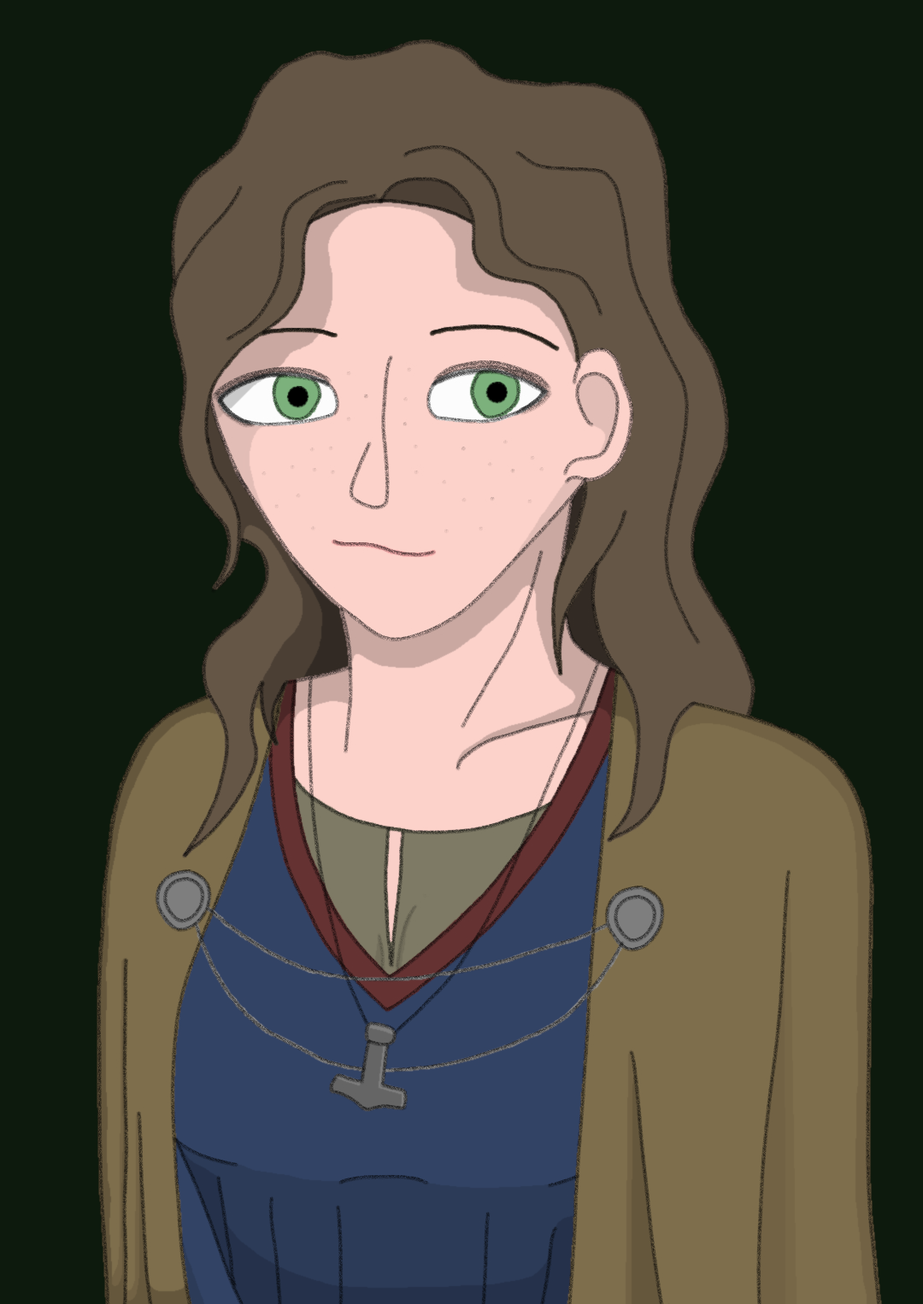
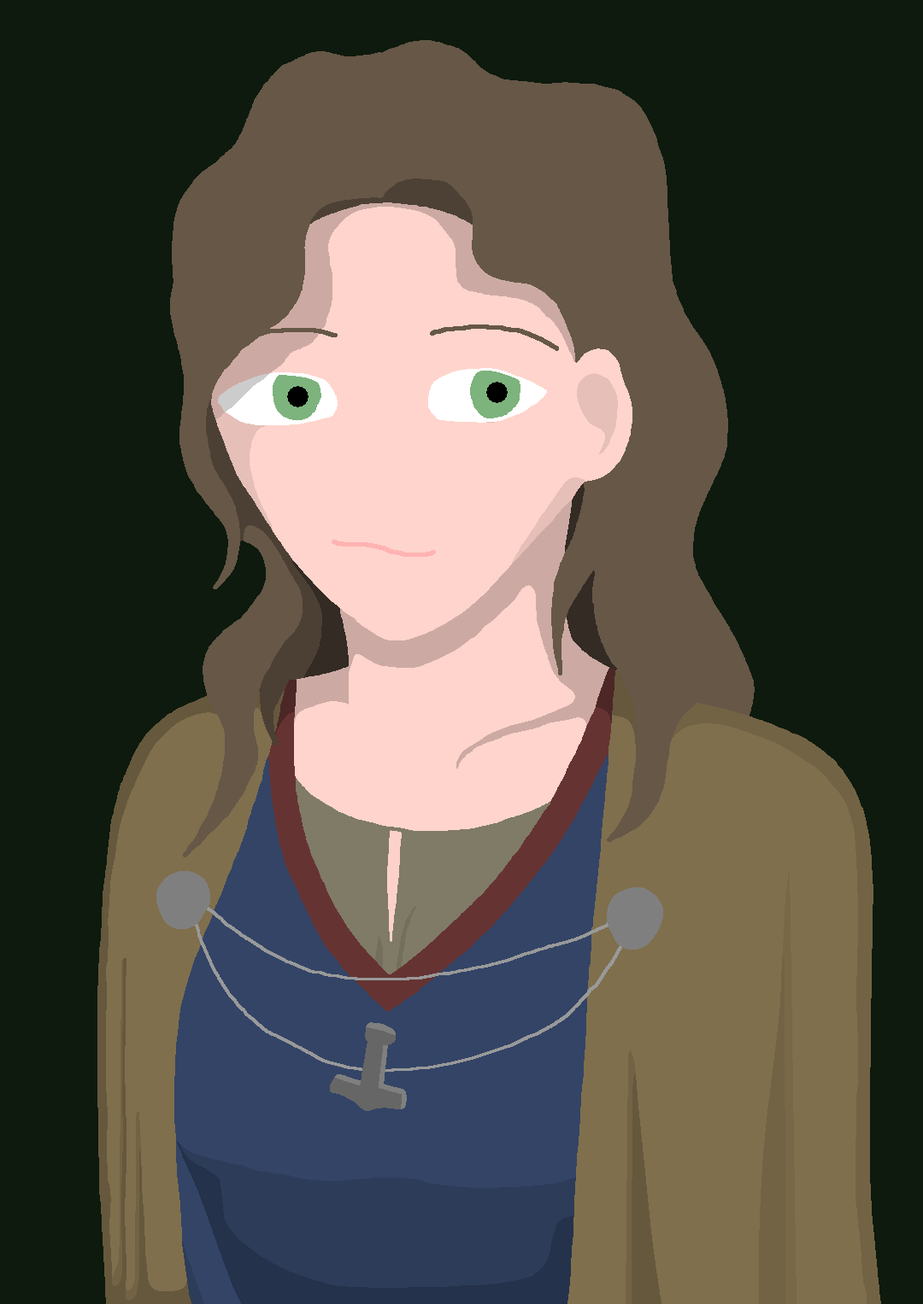
Before/after of a 923px x 1304px layered artwork. What changed in the layer stack:
hid "back copy" over [96, 39, 882, 1304]
showed "back", painted on it over [96, 39, 882, 1304]
hid "1000005582.jpg" over [96, 39, 882, 1304]
